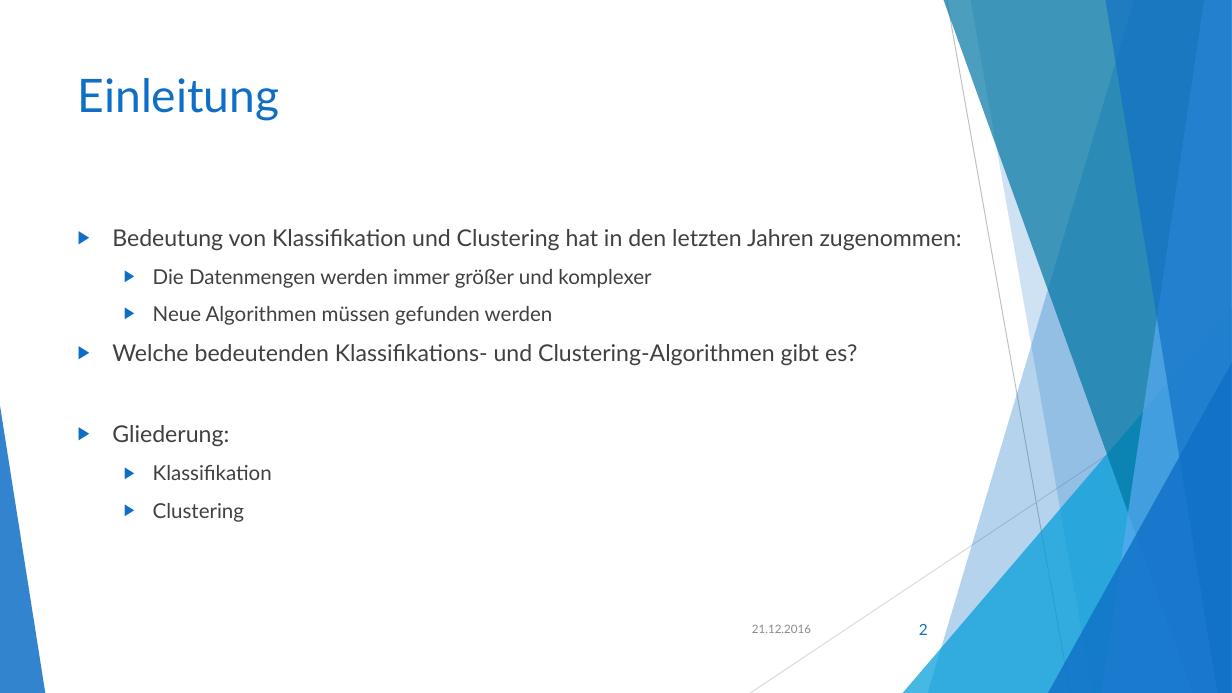
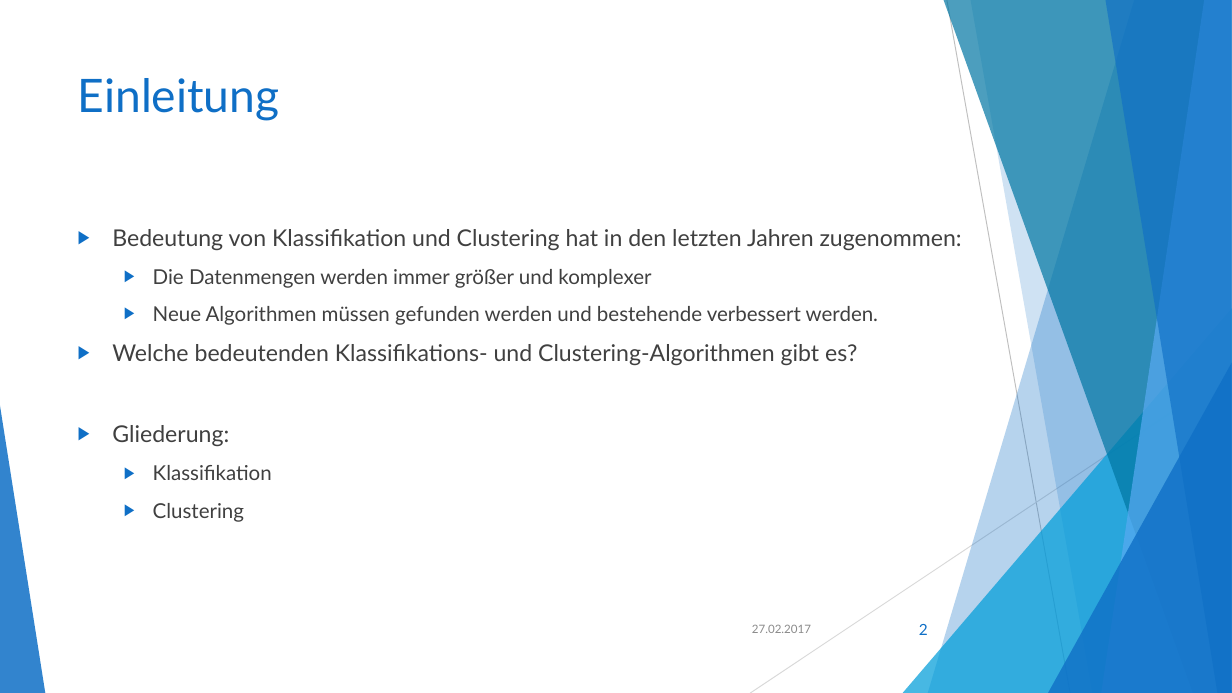
Before and after one commit to akio4800/fh, a slide deck: slide 2 of Klassifikation und Clustering.pptx. Drawn at 1232x693 pixels with LibreOffice and Linux fonts; fonts in the diff are those of the drawing. Boxes give left, top, right and bottom in pixels: in the first picture for what was removed or moved away, otherwise in the second. Text is boxed around its words. In the diff, an @@ line names an element or a change of style, - is before the commit and + after.

```diff
--- a/Klassifikation und Clustering.pptx
+++ b/Klassifikation und Clustering.pptx
@@ text at (153,306,878,325): text changed @@
-  ▶ Neue Algorithmen müssen gefunden werden
+  ▶ Neue Algorithmen müssen gefunden werden und bestehende verbessert werden.
@@ text at (752,625,811,633): text changed @@
-21.12.2016
+27.02.2017
```
Also in this commit, not shown: 15 other slides changed, 3 slides added, 2 slides removed, 2 other files.
